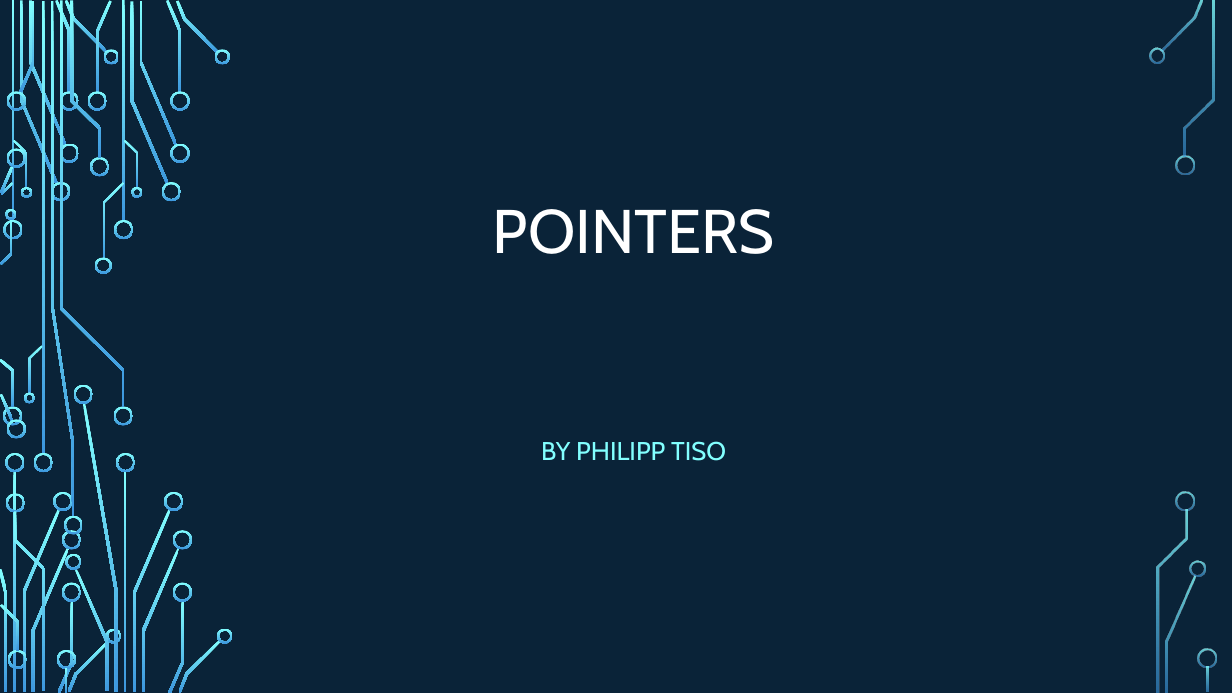
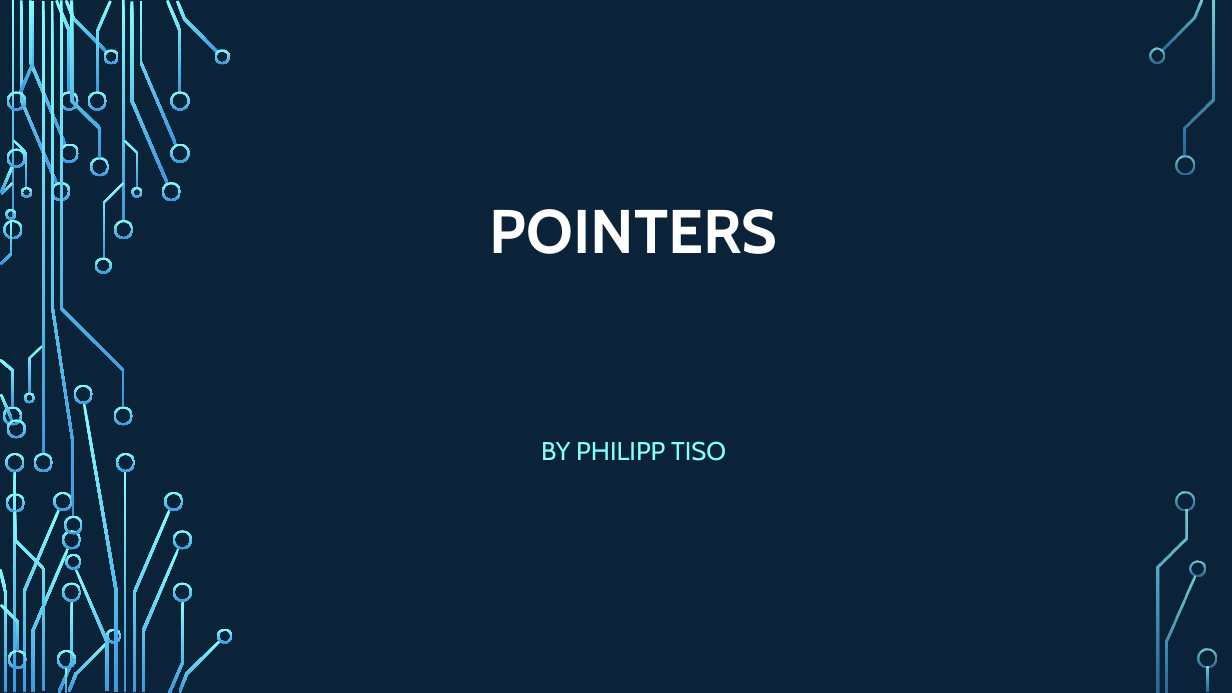
Before and after one commit to psypdt/ZIS_C-_Summer_Course_2019, a slide deck: slide 1 of Day_5/Day_5.pptx. Drawn at 1232x693 pixels with LibreOffice and Linux fonts; fonts in the diff are those of the drawing; background and template pictures are left out. Boxes give left, top, right and bottom in pixels: in the first picture for what was removed or moved away, otherwise in the second. Text is boxed around its words. In the diff, an @@ line names an element or a change of style, - is before the commit and + after.

Commit message:
Update day5

```diff
--- a/Day_5/Day_5.pptx
+++ b/Day_5/Day_5.pptx
@@ title "POINTERS" at (490, 209, 778, 254): bold on @@
```
